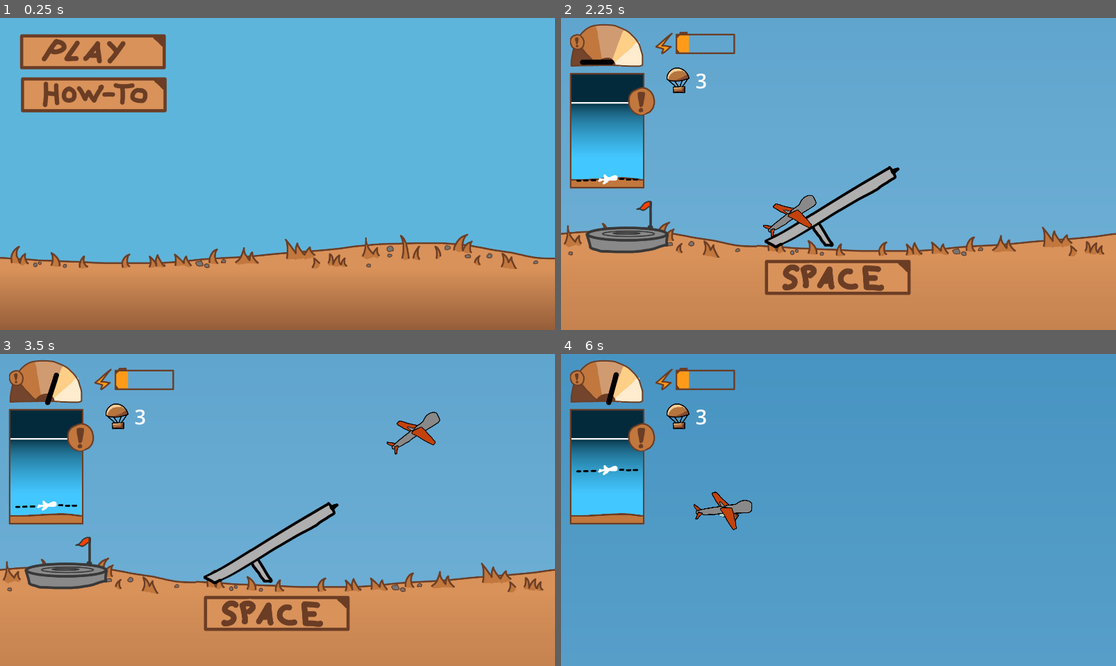
Above: before the commit, frames 1-4 (two rows, left to right).
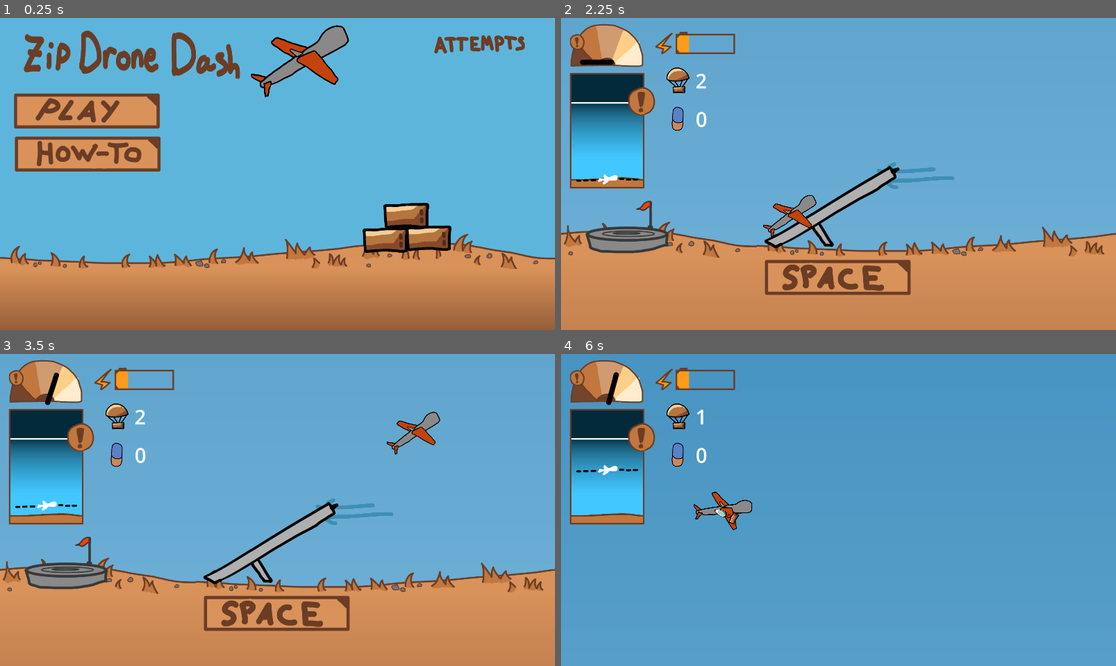
Above: after the commit, the same moments.

Repository: SirLich/ldjam-53
Game: Godot game, scene res://main_menu.tscn
Same seed, same stepped clock (60 frames per second), same inputs: the game is played once before the commit and once after it.
Inputs (mouse positions are in pixels of both pictures, inside the frame that each line leads up to; where the layout moved, square brackets give the same spot in the first picture):
- Up to frame 1 (0.25 s): no input
- Up to frame 2 (2.25 s): click (649, 155) [655, 96] at 0.5 s; click (594, 305) at 1.25 s; click (649, 111) [655, 52] at 2 s
- Up to frame 3 (3.5 s): tap Enter at 2.75 s; move the mouse to (399, 494) at 2.77 s; hold D from 2.78 s (still down); tap Space (spacebar) at 2.85 s
- Up to frame 4 (6 s): move the mouse to (727, 525) at 3.52 s; release D at 3.53 s; hold S 3.53-4.28 s; click (727, 525) at 3.6 s; tap Space (spacebar) at 3.8, 4.35, 5.3, 5.85 s; move the mouse to (894, 441) at 4.27 s; hold D 4.28-5.03 s; move the mouse to (810, 572) at 5.02 s; hold W 5.03-5.78 s; tap F at 5.1 s; move the mouse to (1005, 556) at 5.77 s; hold A from 5.78 s (still down)

The runs differ from the first frame. In frame 1, 14% of the frame differs, in the area x 2-95%, y 2-76%; in frame 2, 0.5%; in frame 3, 0.5%; in frame 4, 0.3%.

Commit message:
Add rules

Diff:
--- /dev/null
+++ b/Label.gd
@@ -0,0 +1,5 @@
+extends Label
+
+
+func _process(delta):
+	text = str(Global.points)
--- /dev/null
+++ b/Rule.gd
@@ -0,0 +1,17 @@
+extends Control
+
+@export var text = ""
+@export var icon : Texture2D
+
+@onready var texture_rect : TextureRect = $TextureRect
+@onready var label = $Label
+
+# Called when the node enters the scene tree for the first time.
+func _ready():
+	label.text = text
+	texture_rect.texture = icon
+
+
+# Called every frame. 'delta' is the elapsed time since the previous frame.
+func _process(delta):
+	pass
--- a/game.gd
+++ b/game.gd
@@ -15,7 +15,6 @@
 
 func _process(delta):
 	if get_distance() - last_spawn > tile_width:
-		print("SPAWN")
 		last_spawn = get_distance()
 
 		var copy = load("res://scenes/tile/tile.tscn").instantiate()
--- a/game.tscn
+++ b/game.tscn
@@ -13,8 +13,11 @@
 [ext_resource type="Texture2D" uid="uid://bxw1dkwofoorv" path="res://assets/package_icon.png" id="12_8bskr"]
 [ext_resource type="Texture2D" uid="uid://c3cmnkaslp05y" path="res://assets/heigh_meter_dial.png" id="12_ck1gl"]
 [ext_resource type="Texture2D" uid="uid://bohgkiweh26hj" path="res://assets/battery_progress.png" id="12_xpfe3"]
+[ext_resource type="Script" path="res://package_counter.gd" id="13_4ojdr"]
 [ext_resource type="Script" path="res://hud/HeighDial.gd" id="13_f0bqv"]
 [ext_resource type="Script" path="res://TextureProgressBar.gd" id="13_qwlgw"]
+[ext_resource type="Texture2D" uid="uid://dui4bu2tstwhu" path="res://scenes/pill/pill.png" id="14_d4nlw"]
+[ext_resource type="Script" path="res://Label.gd" id="15_8vk2l"]
 
 [node name="Game" type="Node2D"]
 script = ExtResource("1_wrd2u")
@@ -115,7 +118,7 @@
 texture_progress_offset = Vector2(125, 0)
 script = ExtResource("13_qwlgw")
 
-[node name="Control" type="Control" parent="CanvasLayer"]
+[node name="Packages" type="Control" parent="CanvasLayer"]
 layout_mode = 3
 anchors_preset = 0
 offset_left = 386.0
@@ -123,7 +126,7 @@
 offset_right = 426.0
 offset_bottom = 210.0
 
-[node name="TextureRect" type="TextureRect" parent="CanvasLayer/Control"]
+[node name="TextureRect" type="TextureRect" parent="CanvasLayer/Packages"]
 layout_mode = 0
 offset_left = -34.0
 offset_top = -6.0
@@ -132,7 +135,7 @@
 texture = ExtResource("12_8bskr")
 expand_mode = 1
 
-[node name="Label" type="Label" parent="CanvasLayer/Control"]
+[node name="Label" type="Label" parent="CanvasLayer/Packages"]
 layout_mode = 0
 offset_left = 79.0
 offset_top = -1.0
@@ -140,6 +143,34 @@
 offset_bottom = 98.0
 theme_override_font_sizes/font_size = 70
 text = "3"
+script = ExtResource("13_4ojdr")
+
+[node name="Points" type="Control" parent="CanvasLayer"]
+layout_mode = 3
+anchors_preset = 0
+offset_left = 387.0
+offset_top = 303.0
+offset_right = 427.0
+offset_bottom = 343.0
+
+[node name="TextureRect" type="TextureRect" parent="CanvasLayer/Points"]
+layout_mode = 0
+offset_left = -34.0
+offset_top = -6.0
+offset_right = 75.0
+offset_bottom = 103.0
+texture = ExtResource("14_d4nlw")
+expand_mode = 1
+
+[node name="Label" type="Label" parent="CanvasLayer/Points"]
+layout_mode = 0
+offset_left = 79.0
+offset_top = -1.0
+offset_right = 157.0
+offset_bottom = 98.0
+theme_override_font_sizes/font_size = 70
+text = "3"
+script = ExtResource("15_8vk2l")
 
 [node name="Tile" parent="." instance=ExtResource("7_vw8o2")]
 position = Vector2(0, 1080)
--- a/global.gd
+++ b/global.gd
@@ -6,6 +6,22 @@
 var speed = 0
 var height= 0
 var battery = 25
+var packages = 2
+var points = 0
+
+var play_sessions = []
+
+func finish():
+	play_sessions.append(points)
+
+func start():
+	speed = 0
+	height= 0
+	battery = 25
+	packages = 2
+	points = 0
+
+var MAX_PACKAGES = 2
 
 func get_speed():
 	return speed
--- /dev/null
+++ b/label_points.tscn
@@ -0,0 +1,6 @@
+[gd_scene format=3 uid="uid://coatgrf3enmt0"]
+
+[node name="LabelPoints" type="Label"]
+theme_override_font_sizes/font_size = 30
+text = "30000
+"
--- a/main_menu.gd
+++ b/main_menu.gd
@@ -1,19 +1,34 @@
 extends Control
 
+@onready var out_sound = $OutSound
+@onready var in_sound = $InSound
+@onready var click_sound = $ClickSound
+@export var points_label : PackedScene
+@onready var v_box_container = $VBoxContainer
 
 # Called when the node enters the scene tree for the first time.
 func _ready():
-	pass # Replace with function body.
+	for i in Global.play_sessions:
+		var new_scene = points_label.instantiate()
+		v_box_container.add_child(new_scene)
+		new_scene.text = str(i)
 
 
-# Called every frame. 'delta' is the elapsed time since the previous frame.
-func _process(delta):
-	pass
+
+func _on_how_to_button_button_up():
+	click_sound.play()
+	get_tree().change_scene_to_file("res://rules.tscn")
 
 
-func _on_play_button_button_up():
+func _on_play_button_pressed():
+	click_sound.play()
 	get_tree().change_scene_to_file("res://game.tscn")
 
 
-func _on_how_to_button_button_up():
-	get_tree().change_scene_to_file("res://rules.tscn")
+func _button_mouse_entered():
+	in_sound.play()
+
+
+func _button_mouse_exited():
+	pass
+	# in_sound.play()
--- a/main_menu.tscn
+++ b/main_menu.tscn
@@ -6,6 +6,14 @@
 [ext_resource type="Texture2D" uid="uid://dmo6mtpcjt8ku" path="res://assets/play_selected.png" id="3_2ldja"]
 [ext_resource type="Texture2D" uid="uid://cabh76vnddpyy" path="res://assets/how_to_button.png" id="4_uc2gh"]
 [ext_resource type="Texture2D" uid="uid://k143oia65g0p" path="res://assets/how_to_pressed.png" id="5_fpvdf"]
+[ext_resource type="AudioStream" uid="uid://bxl27xo2ferug" path="res://sounds/click_off.wav" id="7_e1n2p"]
+[ext_resource type="AudioStream" uid="uid://ba02djaqlqfhy" path="res://sounds/click_on.wav" id="7_gwu2a"]
+[ext_resource type="AudioStream" uid="uid://dg0xfh5eajmg7" path="res://sounds/click.wav" id="9_kynit"]
+[ext_resource type="Texture2D" uid="uid://b05fw65bcjo1d" path="res://assets/attempts.png" id="10_jdxiv"]
+[ext_resource type="PackedScene" uid="uid://coatgrf3enmt0" path="res://label_points.tscn" id="11_kpdhs"]
+[ext_resource type="Texture2D" uid="uid://dxrcmy5n3ujpj" path="res://scenes/drone/drone.png" id="12_kyong"]
+[ext_resource type="Texture2D" uid="uid://ctfvt8lj5emos" path="res://assets/title.png" id="12_ut621"]
+[ext_resource type="Texture2D" uid="uid://boatsuxj6acxe" path="res://assets/package_pickup.png" id="13_hyo8h"]
 
 [sub_resource type="Gradient" id="Gradient_1nuv3"]
 colors = PackedColorArray(0.85098, 0.572549, 0.352941, 1, 0.419608, 0.239216, 0.145098, 1)
@@ -15,6 +23,14 @@
 height = 100
 fill_to = Vector2(0, 1)
 
+[sub_resource type="InputEventKey" id="InputEventKey_v31ul"]
+device = -1
+keycode = 32
+unicode = 32
+
+[sub_resource type="Shortcut" id="Shortcut_hbrwp"]
+events = [SubResource("InputEventKey_v31ul")]
+
 [node name="MainMenu" type="Control"]
 layout_mode = 3
 anchors_preset = 15
@@ -23,6 +39,7 @@
 grow_horizontal = 2
 grow_vertical = 2
 script = ExtResource("1_rlhge")
+points_label = ExtResource("11_kpdhs")
 
 [node name="TextureRect" type="TextureRect" parent="."]
 layout_mode = 0
@@ -41,21 +58,80 @@
 
 [node name="PlayButton" type="TextureButton" parent="."]
 layout_mode = 0
-offset_left = 66.0
-offset_top = 52.0
-offset_right = 578.0
-offset_bottom = 180.0
+offset_left = 45.0
+offset_top = 257.0
+offset_right = 557.0
+offset_bottom = 385.0
+shortcut = SubResource("Shortcut_hbrwp")
 texture_normal = ExtResource("2_x6bhq")
 texture_hover = ExtResource("3_2ldja")
 
 [node name="HowToButton" type="TextureButton" parent="."]
 layout_mode = 0
-offset_left = 69.0
-offset_top = 201.0
-offset_right = 581.0
-offset_bottom = 329.0
+offset_left = 48.0
+offset_top = 406.0
+offset_right = 560.0
+offset_bottom = 534.0
 texture_normal = ExtResource("4_uc2gh")
 texture_hover = ExtResource("5_fpvdf")
 
+[node name="OutSound" type="AudioStreamPlayer2D" parent="."]
+stream = ExtResource("7_e1n2p")
+
+[node name="InSound" type="AudioStreamPlayer2D" parent="."]
+stream = ExtResource("7_gwu2a")
+
+[node name="ClickSound" type="AudioStreamPlayer2D" parent="."]
+stream = ExtResource("9_kynit")
+
+[node name="Attempts" type="TextureRect" parent="."]
+layout_mode = 0
+offset_left = 1500.0
+offset_top = 52.0
+offset_right = 1816.0
+offset_bottom = 131.0
+texture = ExtResource("10_jdxiv")
+expand_mode = 1
+
+[node name="Title" type="TextureRect" parent="."]
+layout_mode = 0
+offset_left = 56.0
+offset_top = 16.0
+offset_right = 832.0
+offset_bottom = 210.0
+texture = ExtResource("12_ut621")
+expand_mode = 1
+
+[node name="VBoxContainer" type="VBoxContainer" parent="."]
+layout_mode = 0
+offset_left = 1510.0
+offset_top = 161.0
+offset_right = 1550.0
+offset_bottom = 201.0
+
+[node name="TextureRect2" type="TextureRect" parent="."]
+layout_mode = 0
+offset_left = 757.0
+offset_top = 51.0
+offset_right = 1216.0
+offset_bottom = 510.0
+rotation = -0.511277
+mouse_filter = 2
+texture = ExtResource("12_kyong")
+expand_mode = 1
+
+[node name="TextureRect3" type="TextureRect" parent="."]
+offset_left = 1194.0
+offset_top = 452.0
+offset_right = 1593.0
+offset_bottom = 851.0
+texture = ExtResource("13_hyo8h")
+expand_mode = 1
+
 [connection signal="button_up" from="PlayButton" to="." method="_on_play_button_button_up"]
+[connection signal="mouse_entered" from="PlayButton" to="." method="_button_mouse_entered"]
+[connection signal="mouse_exited" from="PlayButton" to="." method="_button_mouse_exited"]
+[connection signal="pressed" from="PlayButton" to="." method="_on_play_button_pressed"]
 [connection signal="button_up" from="HowToButton" to="." method="_on_how_to_button_button_up"]
+[connection signal="mouse_entered" from="HowToButton" to="." method="_button_mouse_entered"]
+[connection signal="mouse_exited" from="HowToButton" to="." method="_button_mouse_exited"]
--- /dev/null
+++ b/package_counter.gd
@@ -0,0 +1,5 @@
+extends Label
+
+
+func _process(delta):
+	text = str(Global.packages)
--- /dev/null
+++ b/package_pickup.tscn
@@ -0,0 +1,19 @@
+[gd_scene load_steps=3 format=3 uid="uid://duqwjk3cc352x"]
+
+[ext_resource type="Texture2D" uid="uid://boatsuxj6acxe" path="res://assets/package_pickup.png" id="1_otw3v"]
+
+[sub_resource type="CircleShape2D" id="CircleShape2D_krntg"]
+radius = 172.105
+
+[node name="PackagePickup" type="Node2D"]
+position = Vector2(1, -43)
+scale = Vector2(0.4, 0.4)
+
+[node name="Sprite2D" type="Sprite2D" parent="."]
+texture = ExtResource("1_otw3v")
+
+[node name="Area2D" type="Area2D" parent="." groups=["pickup"]]
+
+[node name="CollisionShape2D" type="CollisionShape2D" parent="Area2D"]
+position = Vector2(16, 132)
+shape = SubResource("CircleShape2D_krntg")
--- /dev/null
+++ b/rule.tscn
@@ -0,0 +1,33 @@
+[gd_scene load_steps=3 format=3 uid="uid://d1espb6eht8fm"]
+
+[ext_resource type="Script" path="res://Rule.gd" id="1_dmbg2"]
+[ext_resource type="Texture2D" uid="uid://btpfx368qioxh" path="res://assets/speedomiter.png" id="2_rjsva"]
+
+[node name="Rule" type="Control"]
+custom_minimum_size = Vector2(0, 80)
+layout_mode = 3
+anchors_preset = 0
+offset_right = 40.0
+offset_bottom = 40.0
+script = ExtResource("1_dmbg2")
+text = "Test"
+icon = ExtResource("2_rjsva")
+
+[node name="TextureRect" type="TextureRect" parent="."]
+layout_mode = 0
+offset_left = 23.0
+offset_top = 29.0
+offset_right = 131.0
+offset_bottom = 137.0
+texture = ExtResource("2_rjsva")
+expand_mode = 1
+
+[node name="Label" type="Label" parent="."]
+layout_mode = 0
+offset_left = 147.0
+offset_top = 80.0
+offset_right = 397.0
+offset_bottom = 118.0
+theme_override_colors/font_color = Color(0, 0, 0, 1)
+theme_override_font_sizes/font_size = 30
+text = "TEST"
--- a/rules.tscn
+++ b/rules.tscn
@@ -1,9 +1,16 @@
-[gd_scene load_steps=5 format=3 uid="uid://xk6e8v310eq8"]
+[gd_scene load_steps=12 format=3 uid="uid://xk6e8v310eq8"]
 
-[ext_resource type="Texture2D" uid="uid://2lt4wvumsq6r" path="res://assets/rules.png" id="1_7fj7p"]
 [ext_resource type="Script" path="res://rules.gd" id="1_b7c8v"]
 [ext_resource type="Texture2D" uid="uid://c34glp2hnyevg" path="res://assets/back_button.png" id="2_jnxf3"]
+[ext_resource type="PackedScene" uid="uid://d1espb6eht8fm" path="res://rule.tscn" id="3_7qont"]
+[ext_resource type="Texture2D" uid="uid://boatsuxj6acxe" path="res://assets/package_pickup.png" id="3_w6g61"]
 [ext_resource type="Texture2D" uid="uid://orulf3trderm" path="res://assets/back_button_selected.png" id="3_x4rbj"]
+[ext_resource type="Texture2D" uid="uid://b2dpuedv0ao3a" path="res://assets/battery.png" id="4_iiie4"]
+[ext_resource type="Texture2D" uid="uid://onsjqv8qboos" path="res://assets/floating_battery.png" id="4_qiif4"]
+[ext_resource type="Texture2D" uid="uid://dui4bu2tstwhu" path="res://scenes/pill/pill.png" id="4_wqf7j"]
+[ext_resource type="Texture2D" uid="uid://bxw1dkwofoorv" path="res://assets/package_icon.png" id="5_yq7ib"]
+[ext_resource type="Texture2D" uid="uid://b1xexggxkheol" path="res://assets/target.png" id="6_lyjge"]
+[ext_resource type="Texture2D" uid="uid://doh747oe53rpj" path="res://assets/wind_frame_one.png" id="10_ks6aw"]
 
 [node name="Rules" type="Control"]
 layout_mode = 3
@@ -14,11 +21,54 @@
 grow_vertical = 2
 script = ExtResource("1_b7c8v")
 
-[node name="TextureRect" type="TextureRect" parent="."]
+[node name="VBoxContainer" type="VBoxContainer" parent="."]
 layout_mode = 0
 offset_right = 40.0
-offset_bottom = 40.0
-texture = ExtResource("1_7fj7p")
+offset_bottom = 752.0
+
+[node name="Points" parent="VBoxContainer" instance=ExtResource("3_7qont")]
+layout_mode = 2
+text = "Get points by collecting and depositing packages."
+icon = ExtResource("4_wqf7j")
+
+[node name="Packages" parent="VBoxContainer" instance=ExtResource("3_7qont")]
+layout_mode = 2
+text = "Use SPACEBAR to drop packages on the target."
+icon = ExtResource("5_yq7ib")
+
+[node name="Target" parent="VBoxContainer" instance=ExtResource("3_7qont")]
+layout_mode = 2
+text = "Here is the target."
+icon = ExtResource("6_lyjge")
+
+[node name="Speed" parent="VBoxContainer" instance=ExtResource("3_7qont")]
+layout_mode = 2
+text = "Watch your speed carefully. Climbing causes lots of drag, so don't get stuck low-and-slow!"
+
+[node name="Boost" parent="VBoxContainer" instance=ExtResource("3_7qont")]
+layout_mode = 2
+text = "Boost with 'LEFT CLICK'"
+icon = ExtResource("4_iiie4")
+
+[node name="Battery" parent="VBoxContainer" instance=ExtResource("3_7qont")]
+layout_mode = 2
+text = "Collect to charge boost. There are significantly more batteries the higher you go."
+icon = ExtResource("4_qiif4")
+
+[node name="Packes2" parent="VBoxContainer" instance=ExtResource("3_7qont")]
+layout_mode = 2
+text = "Collect additional packages to keep playing."
+icon = ExtResource("3_w6g61")
+
+[node name="Wind2" parent="VBoxContainer" instance=ExtResource("3_7qont")]
+layout_mode = 2
+text = "Wind provides a positive and negative boost."
+icon = ExtResource("10_ks6aw")
+
+[node name="Wind" parent="VBoxContainer" instance=ExtResource("3_7qont")]
+layout_mode = 2
+text = "Wind provides a positive and negative boost."
+icon = ExtResource("10_ks6aw")
 
 [node name="BackButton" type="TextureButton" parent="."]
 layout_mode = 0
--- a/scenes/drone/drone.gd
+++ b/scenes/drone/drone.gd
@@ -12,6 +12,9 @@
 var BOOST_SPEED = 275
 var BATTERY_DRAIN = 25
 
+var WIND_BOOST = 300
+var NEGATIVE_WIND = 450
+
 # Variables
 var launched = false
 var is_stalling = false
@@ -20,9 +23,12 @@
 var boost = false
 var current_speed = 0
 
+@onready var no_sound = $NoSound
+
 @onready var audio = $AudioStreamPlayer2D
 @onready var cpu_particles_2d = $CPUParticles2D
 @onready var battery_sound = $BatterySound
+@onready var drop_sound = $DropSound
 
 @onready var area = $Area
 @onready var pcam : PhantomCamera2D = $Pcam
@@ -47,11 +53,17 @@
 
 func _input(event):
 	if launched and event.is_action_released("spacebar"):
-		var new_package = package_scene.instantiate()
-		new_package.global_position = global_position
-		add_sibling(new_package)
-		new_package.side_speed = speed
-		new_package.global_position = global_position
+
+		if Global.packages > 0:
+			drop_sound.play()
+			Global.packages -= 1
+			var new_package = package_scene.instantiate()
+			new_package.global_position = global_position
+			add_sibling(new_package)
+			new_package.side_speed = speed
+			new_package.global_position = global_position
+		else:
+			no_sound.play()
 
 	if event.is_action_pressed("left_click"):
 		start_boost()
@@ -72,16 +84,31 @@
 		boost = false
 		audio.volume_db = 1
 
+func die():
+	Global.finish()
+	get_tree().change_scene_to_file("res://main_menu.tscn")
+
 
 func _process(delta):
 	for ar in area.get_overlapping_areas():
 		if ar.is_in_group("ground"):
-			print("DEAD")
+			die()
 
 		if ar.is_in_group("battery"):
 			Global.battery += 10
 			battery_sound.play()
 			ar.owner.queue_free()
+
+		if ar.is_in_group("pickup"):
+			Global.packages += 3
+			# battery_sound.play()
+			ar.owner.queue_free()
+
+		if ar.is_in_group("wind_positive"):
+			speed += WIND_BOOST * delta
+
+		if ar.is_in_group("wind_negative"):
+			speed -= NEGATIVE_WIND * delta
 
 	if boost:
 		Global.battery -= BATTERY_DRAIN * delta
@@ -119,3 +146,4 @@
 
 		if not is_stalling:
 			rotation = rotation + (ROTATION_SPEED * test * delta)
+			rotation = clamp(rotation, -1.15, 1.15)
--- a/scenes/drone/drone.tscn
+++ b/scenes/drone/drone.tscn
@@ -10,6 +10,8 @@
 [ext_resource type="AudioStream" uid="uid://c2vbyymc0pqpa" path="res://sounds/battery.wav" id="8_o8uym"]
 [ext_resource type="AudioStream" uid="uid://bmtpgnc18h1uv" path="res://sounds/battery_2.wav" id="9_utdgr"]
 [ext_resource type="AudioStream" uid="uid://crj0k6lan5two" path="res://sounds/battery_3.wav" id="10_mgasa"]
+[ext_resource type="AudioStream" uid="uid://bh5iu3e2311a8" path="res://sounds/no.wav" id="11_nc4fc"]
+[ext_resource type="AudioStream" uid="uid://b1mck1k7l5alt" path="res://sounds/drop.wav" id="12_vncgj"]
 
 [sub_resource type="Resource" id="Resource_daekj"]
 script = ExtResource("3_xvibx")
@@ -86,3 +88,9 @@
 
 [node name="BatterySound" type="AudioStreamPlayer2D" parent="."]
 stream = SubResource("AudioStreamRandomizer_nyd6b")
+
+[node name="NoSound" type="AudioStreamPlayer2D" parent="."]
+stream = ExtResource("11_nc4fc")
+
+[node name="DropSound" type="AudioStreamPlayer2D" parent="."]
+stream = ExtResource("12_vncgj")
--- a/scenes/package/package.gd
+++ b/scenes/package/package.gd
@@ -4,7 +4,19 @@
 var side_speed = 0
 var friction = 2000
 
+@onready var area_2d = $Area2D
+
 func _process(delta):
+
+	for ar in area_2d.get_overlapping_areas():
+		if ar.is_in_group("ground"):
+			Global.points -= 50
+			queue_free()
+
+		if ar.is_in_group("target"):
+			Global.points += 250
+			queue_free()
+
 	position.y += fall_speed * delta
 	position.x += side_speed * delta
 
--- a/scenes/package/package.tscn
+++ b/scenes/package/package.tscn
@@ -122,6 +122,7 @@
 radius = 226.374
 
 [node name="Package" type="Node2D"]
+z_index = 2
 scale = Vector2(0.2, 0.2)
 script = ExtResource("1_5gtdt")
 
--- a/scenes/target/target.tscn
+++ b/scenes/target/target.tscn
@@ -8,7 +8,7 @@
 
 [node name="Target" type="Node2D"]
 
-[node name="Area2D" type="Area2D" parent="."]
+[node name="Area2D" type="Area2D" parent="." groups=["target"]]
 
 [node name="CollisionShape2D" type="CollisionShape2D" parent="Area2D" groups=["target"]]
 position = Vector2(-9, 45)
--- a/scenes/tile/tile.tscn
+++ b/scenes/tile/tile.tscn
@@ -8,6 +8,9 @@
 [ext_resource type="PackedScene" uid="uid://bwlv4p8vqjknu" path="res://scenes/target/target.tscn" id="5_dbpag"]
 [ext_resource type="Texture2D" uid="uid://dq3od6ekaa1ac" path="res://assets/ground_1.png" id="5_iqcxt"]
 [ext_resource type="PackedScene" uid="uid://duntblnp1g15a" path="res://formation_3.tscn" id="6_72qpr"]
+[ext_resource type="PackedScene" uid="uid://cwmsukelofxwe" path="res://wind_positive.tscn" id="8_u6gkk"]
+[ext_resource type="PackedScene" uid="uid://duqwjk3cc352x" path="res://package_pickup.tscn" id="9_7n708"]
+[ext_resource type="PackedScene" uid="uid://wq6ecnfibeqp" path="res://wind_negative.tscn" id="9_arwwp"]
 
 [sub_resource type="Gradient" id="Gradient_3ur72"]
 colors = PackedColorArray(0.85098, 0.572549, 0.352941, 1, 0.419608, 0.239216, 0.145098, 1)
@@ -58,19 +61,29 @@
 polygon = PackedVector2Array(-4, -16, 271, 0, 642, -2, 1034, -41, 1405, -67, 1613, -59, 1914, -10, 1914, 396, -6, 389)
 
 [node name="Spawner2" parent="." instance=ExtResource("2_8am8l")]
-position = Vector2(410, -1181)
+position = Vector2(446, -1312)
 to_spawn = Array[PackedScene]([ExtResource("4_e4kyq"), ExtResource("5_0lsaf"), ExtResource("6_72qpr")])
 chance = 0.5
 
 [node name="Spawner" parent="." instance=ExtResource("2_8am8l")]
-position = Vector2(1086, -248)
+position = Vector2(1083, -245)
 to_spawn = Array[PackedScene]([ExtResource("3_npa77")])
 chance = 0.2
 
+[node name="Wind" parent="." instance=ExtResource("2_8am8l")]
+position = Vector2(553, -252)
+to_spawn = Array[PackedScene]([ExtResource("8_u6gkk"), ExtResource("9_arwwp")])
+chance = 0.5
+
+[node name="Wind" parent="Wind" instance=ExtResource("2_8am8l")]
+position = Vector2(436, -2771)
+to_spawn = Array[PackedScene]([ExtResource("8_u6gkk"), ExtResource("9_arwwp"), ExtResource("9_arwwp")])
+chance = 0.5
+
 [node name="Target_Location" parent="." instance=ExtResource("2_8am8l")]
 position = Vector2(1473, -82)
-to_spawn = Array[PackedScene]([ExtResource("5_dbpag")])
-chance = 1.0
+to_spawn = Array[PackedScene]([ExtResource("5_dbpag"), ExtResource("9_7n708"), ExtResource("5_dbpag")])
+chance = 0.4
 
 [node name="Spawner3" parent="." instance=ExtResource("2_8am8l")]
 position = Vector2(1537, -1202)
@@ -101,3 +114,18 @@
 position = Vector2(1485, -2116)
 to_spawn = Array[PackedScene]([ExtResource("3_npa77")])
 chance = 0.9
+
+[node name="Spawner9" parent="." instance=ExtResource("2_8am8l")]
+position = Vector2(1170, -277)
+to_spawn = Array[PackedScene]([ExtResource("3_npa77")])
+chance = 0.1
+
+[node name="Spawner10" parent="." instance=ExtResource("2_8am8l")]
+position = Vector2(1210, -613)
+to_spawn = Array[PackedScene]([ExtResource("3_npa77")])
+chance = 0.2
+
+[node name="Spawner11" parent="." instance=ExtResource("2_8am8l")]
+position = Vector2(591, -2059)
+to_spawn = Array[PackedScene]([ExtResource("3_npa77")])
+chance = 0.2
--- /dev/null
+++ b/wind.tscn
@@ -0,0 +1,37 @@
+[gd_scene load_steps=5 format=3 uid="uid://bfqusm5uvcmpn"]
+
+[ext_resource type="Texture2D" uid="uid://doh747oe53rpj" path="res://assets/wind_frame_one.png" id="1_l67df"]
+[ext_resource type="Texture2D" uid="uid://boyvok8865w3j" path="res://assets/wind_frame_two.png" id="2_ila2r"]
+
+[sub_resource type="SpriteFrames" id="SpriteFrames_x4tki"]
+animations = [{
+"frames": [{
+"duration": 1.0,
+"texture": ExtResource("1_l67df")
+}, {
+"duration": 1.0,
+"texture": ExtResource("2_ila2r")
+}],
+"loop": true,
+"name": &"default",
+"speed": 5.0
+}]
+
+[sub_resource type="CapsuleShape2D" id="CapsuleShape2D_d1af8"]
+radius = 46.0
+height = 264.0
+
+[node name="Wind" type="Node2D"]
+
+[node name="AnimatedSprite2D" type="AnimatedSprite2D" parent="."]
+scale = Vector2(0.659, 0.659)
+sprite_frames = SubResource("SpriteFrames_x4tki")
+autoplay = "default"
+frame_progress = 0.354453
+
+[node name="Area2D" type="Area2D" parent="."]
+
+[node name="CollisionShape2D" type="CollisionShape2D" parent="Area2D"]
+position = Vector2(9, 0)
+rotation = 1.5708
+shape = SubResource("CapsuleShape2D_d1af8")
--- /dev/null
+++ b/wind_negative.tscn
@@ -0,0 +1,10 @@
+[gd_scene load_steps=2 format=3 uid="uid://wq6ecnfibeqp"]
+
+[ext_resource type="PackedScene" uid="uid://bfqusm5uvcmpn" path="res://wind.tscn" id="1_x5o30"]
+
+[node name="Wind" instance=ExtResource("1_x5o30")]
+rotation = 3.14159
+
+[node name="Area2D" parent="." index="1" groups=["wind_negative"]]
+
+[node name="CollisionShape2D" parent="Area2D" index="0" groups=["wind_negative"]]
--- /dev/null
+++ b/wind_positive.tscn
@@ -0,0 +1,7 @@
+[gd_scene load_steps=2 format=3 uid="uid://cwmsukelofxwe"]
+
+[ext_resource type="PackedScene" uid="uid://bfqusm5uvcmpn" path="res://wind.tscn" id="1_yo2lt"]
+
+[node name="Wind" instance=ExtResource("1_yo2lt")]
+
+[node name="Area2D" parent="." index="1" groups=["wind_positive"]]
Binary file added: assets/attempts.png
Not shown, added: assets/attempts.png.import
Binary file added: assets/package_pickup.png
Not shown, added: assets/package_pickup.png.import
Binary file added: assets/title.png
Not shown, added: assets/title.png.import
Binary file added: assets/wind_frame_one.png
Not shown, added: assets/wind_frame_one.png.import
Binary file added: assets/wind_frame_two.png
Not shown, added: assets/wind_frame_two.png.import
Not shown: 1 places in game.tscn that only renumber resources
Not shown: 1 places in main_menu.tscn that only renumber resources
(and 13 more such lines)
